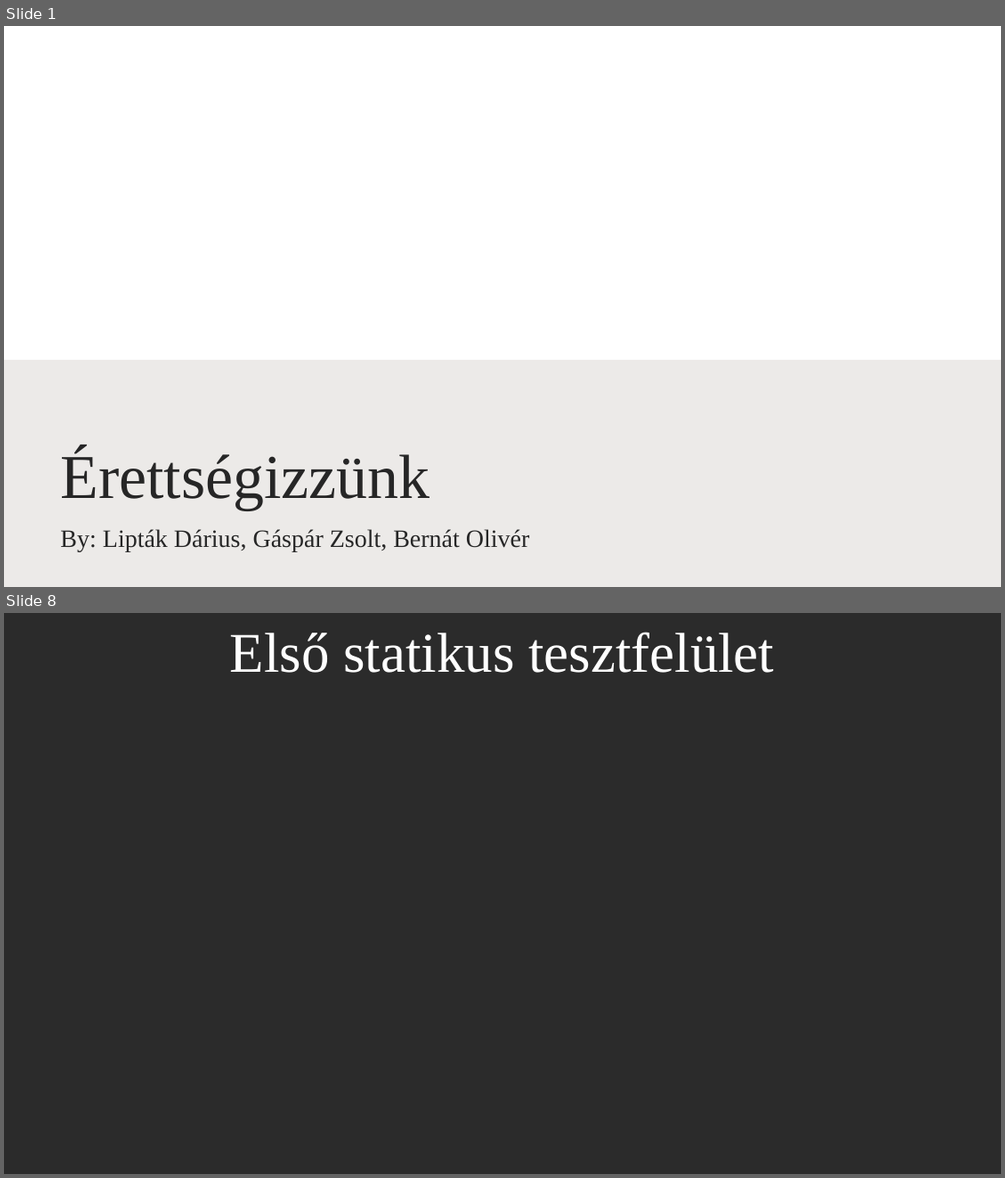
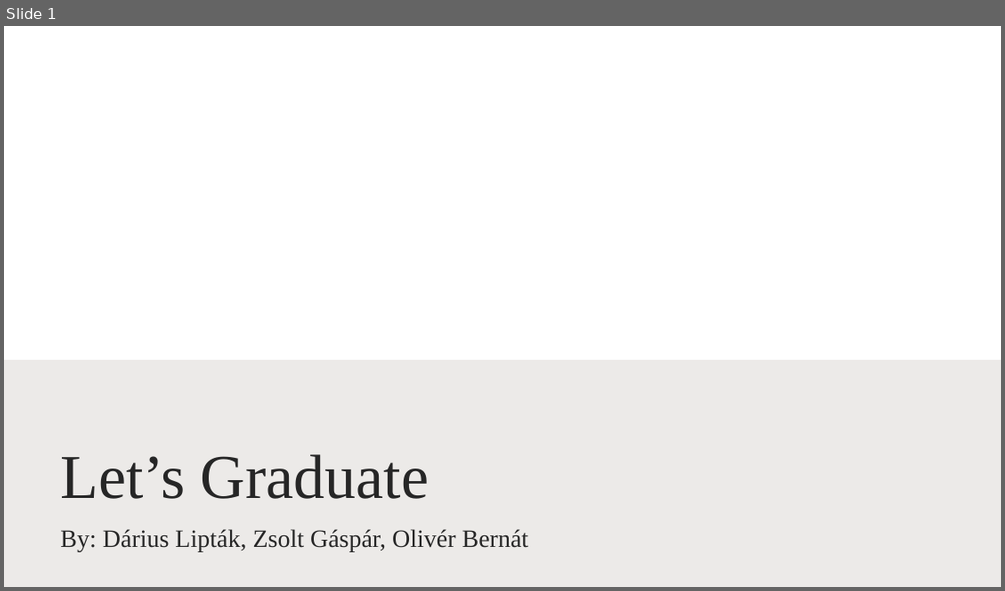
Before and after one commit to zsolti6/Erettsegizzunk, a slide deck: erettsegizzunk.pptx. Shown one above the other, each under a label of ours: slides 1 and 8 before the commit, slide 1 after it; the slides between them are not shown. The pictures are 1005x1178 and 1005x591 pixels, drawn with LibreOffice and Linux fonts; fonts in the diff are those of the drawing; background and template pictures are left out; a plain dark background stands for a picture behind light text. Boxes give left, top, right and bottom in pixels: in the first picture for what was removed or moved away, otherwise in the second. Text is boxed around its words. In the diff, an @@ line names an element or a change of style, - is before the commit and + after.

```diff
--- a/erettsegizzunk.pptx
+++ b/erettsegizzunk.pptx
@@ slide 8 removed at (4,613,1001,1174), background picture (left out) @@
@@ title removed at (230,632,774,673) @@
-Első statikus tesztfelület
@@ slide 1 changed as well @@
@@ title at (60,454,429,499): text changed @@
-Érettségizzünk
+Let’s Graduate
@@ subtitle at (60,529,529,551): text changed @@
-By: Lipták Dárius, Gáspár Zsolt, Bernát Olivér
+By: Dárius Lipták, Zsolt Gáspár, Olivér Bernát
```
Also in this commit, not shown: 3 other slides changed, 7 slides added, 12 other slides removed, 2 other files.
